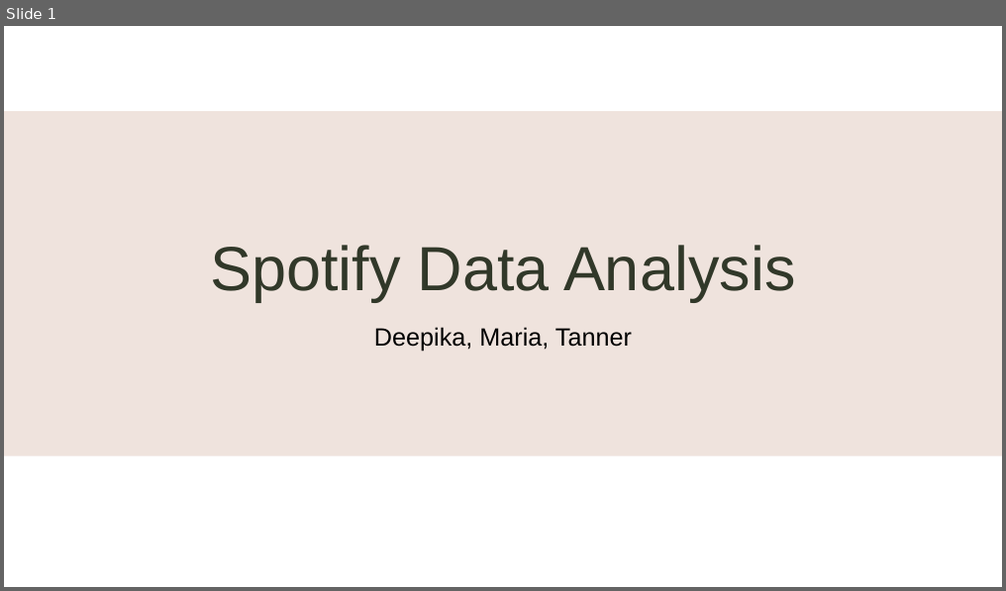
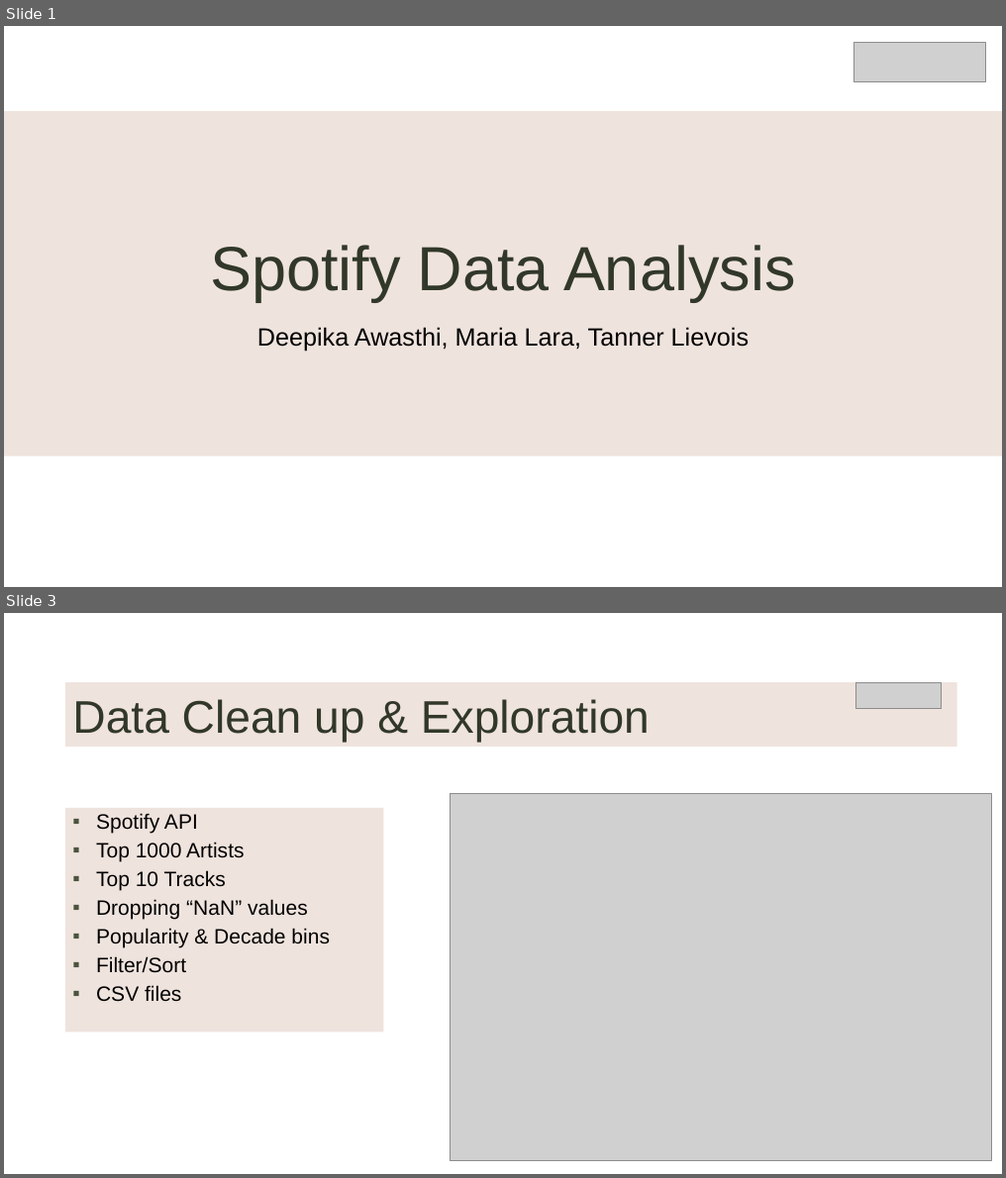
Before and after one commit to LievoisT/DataProject-Spotify, a slide deck: Spotify Data Analysis1.pptx. Shown one above the other, each under a label of ours: slide 1 before the commit, slides 1 and 3 after it; the slides between them are not shown. The pictures are 1006x591 and 1006x1178 pixels, drawn with LibreOffice and Linux fonts; fonts in the diff are those of the drawing; grey boxes stand for pictures; background and template pictures are left out. Boxes give left, top, right and bottom in pixels: in the first picture for what was removed or moved away, otherwise in the second. Text is boxed around its words. In the diff, an @@ line names an element or a change of style, - is before the commit and + after.

```diff
--- a/Spotify Data Analysis1.pptx
+++ b/Spotify Data Analysis1.pptx
@@ slide 3 added at [4,613,1002,1174], background picture (left out) @@
@@ title added at [65,682,957,747], fill #EBDCD5 at 80% opacity, 44 pt, text #313829 @@
+Data Clean up & Exploration
@@ picture added at [856,682,942,708] @@
@@ text added at [65,808,383,1032], fill #EBDCD5 at 80% opacity, 20 pt, text #000000 @@
+▪ Spotify API
+▪ Top 1000 Artists
+▪ Top 10 Tracks
+▪ Dropping “NaN” values
+▪ Popularity & Decade bins
+▪ Filter/Sort
+▪ CSV files
@@ picture added at [450,794,991,1161] @@
@@ slide 1 changed as well @@
@@ picture added at [854,43,986,82] @@
@@ subtitle at [257,327,748,352]: text changed @@
-Deepika, Maria, Tanner
+Deepika Awasthi, Maria Lara, Tanner Lievois
```
Also in this commit, not shown: 4 other slides changed, 5 other slides added, 4 slides removed.
